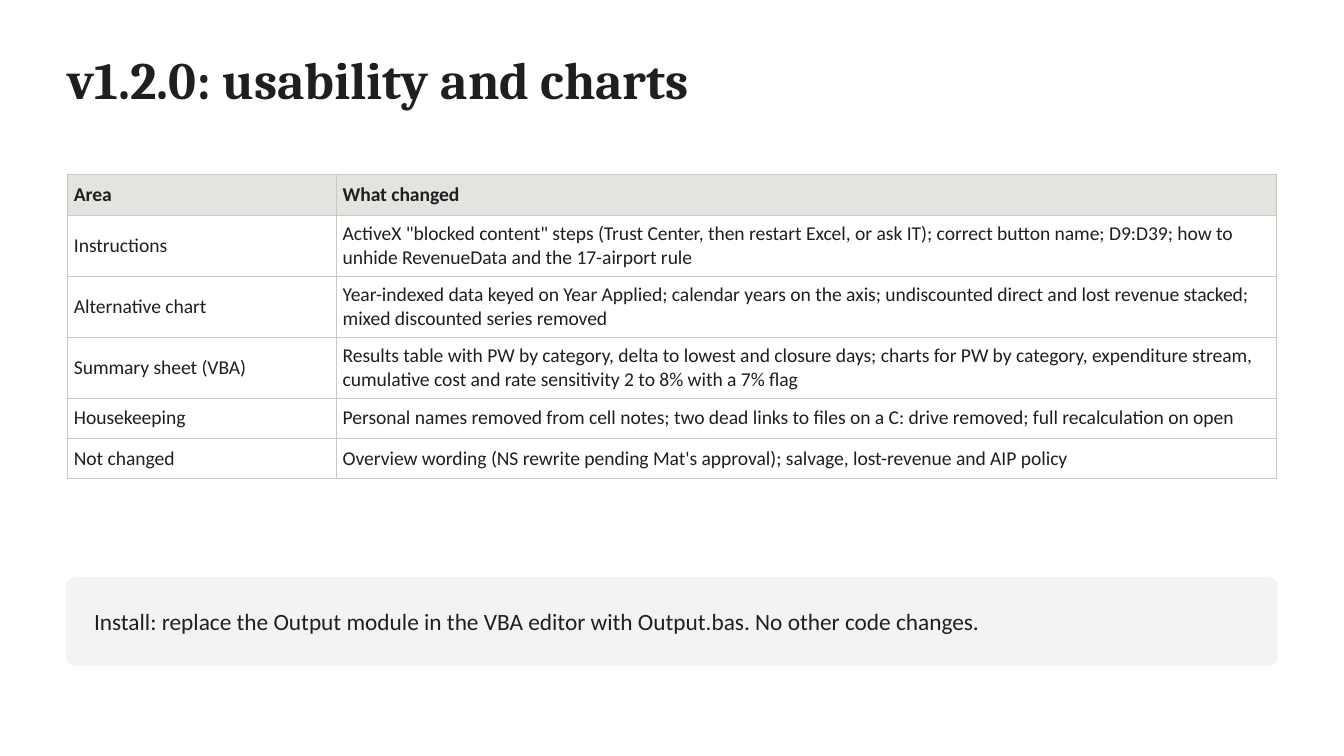
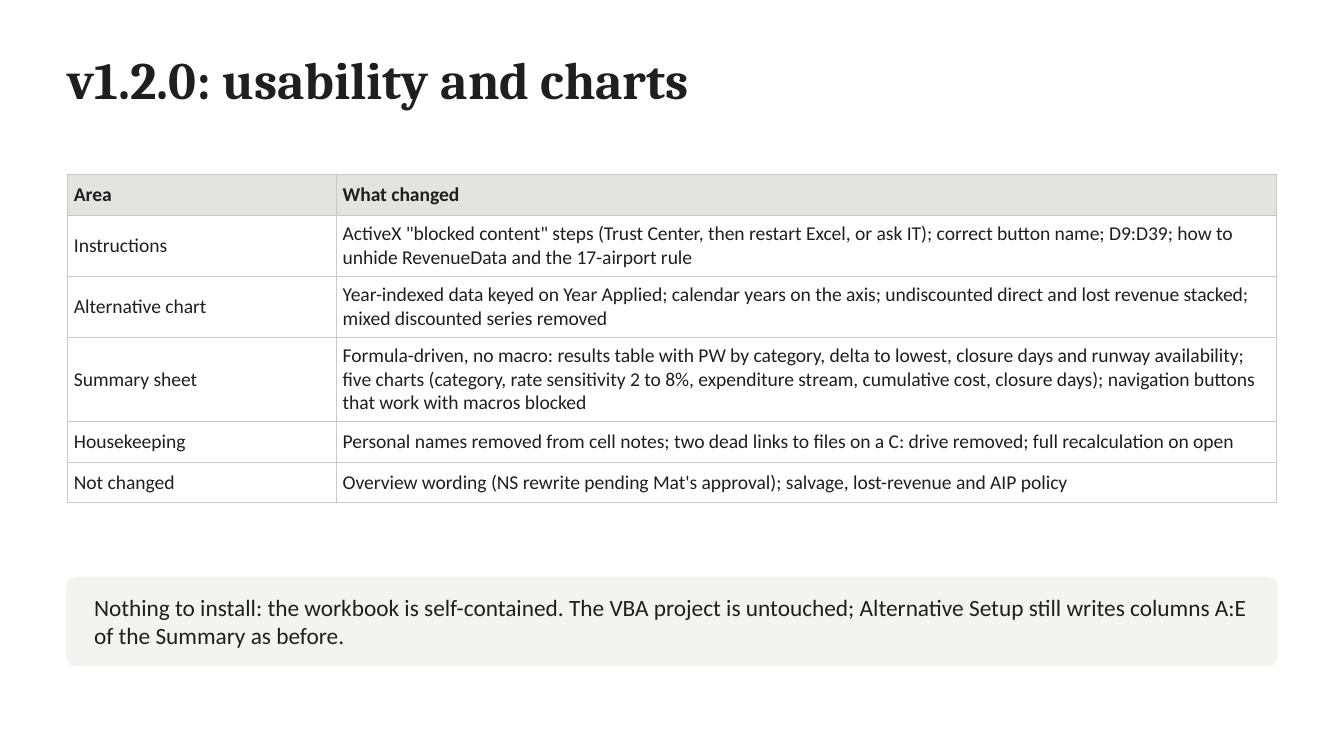
Before and after one commit to JosephD130/lcca-dashboard, a slide deck: slide 10 of tdot-lcca/TDOT_LCCA_Review_and_v1.2.0_Update.pptx. Drawn at 1344x756 pixels with LibreOffice and Linux fonts; fonts in the diff are those of the drawing. Boxes give left, top, right and bottom in pixels: in the first picture for what was removed or moved away, otherwise in the second. Text is boxed around its words. In the diff, an @@ line names an element or a change of style, - is before the commit and + after.

```diff
--- a/tdot-lcca/TDOT_LCCA_Review_and_v1.2.0_Update.pptx
+++ b/tdot-lcca/TDOT_LCCA_Review_and_v1.2.0_Update.pptx
@@ table at [67, 175, 1277, 497] @@
-row 4, column 1: Summary sheet (VBA)
+row 4, column 1: Summary sheet
-row 4, column 2: Results table with PW by category, delta to lowest and closure days; charts for PW by category, expenditure stream, cumulative cost and rate sensitivity 2 to 8% with a 7% flag
+row 4, column 2: Formula-driven, no macro: results table with PW by category, delta to lowest, closure days and runway availability; five charts (category, rate sensitivity 2 to 8%, expenditure stream, cumulative cost, closure days); navigation buttons that work with macros blocked
@@ text at [94, 599, 1246, 648]: text changed @@
-Install: replace the Output module in the VBA editor with Output.bas. No other code changes.
+Nothing to install: the workbook is self-contained. The VBA project is untouched; Alternative Setup still writes columns A:E of the Summary as before.
```
Also in this commit, not shown: 4 other slides changed, 1 slide added, 13 other files.
